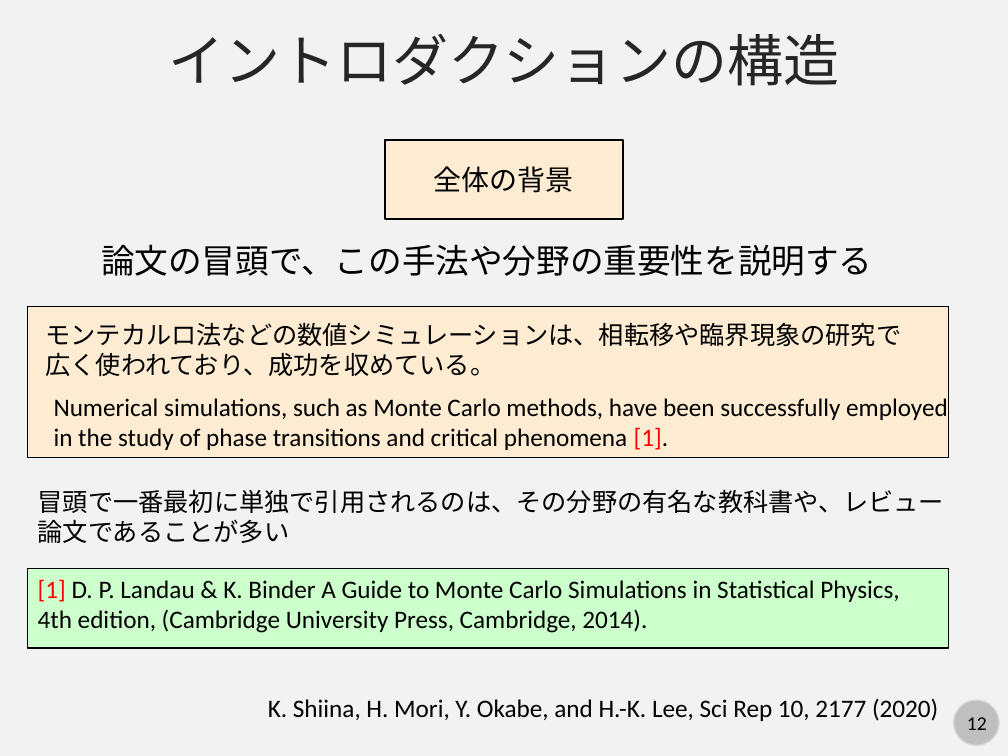
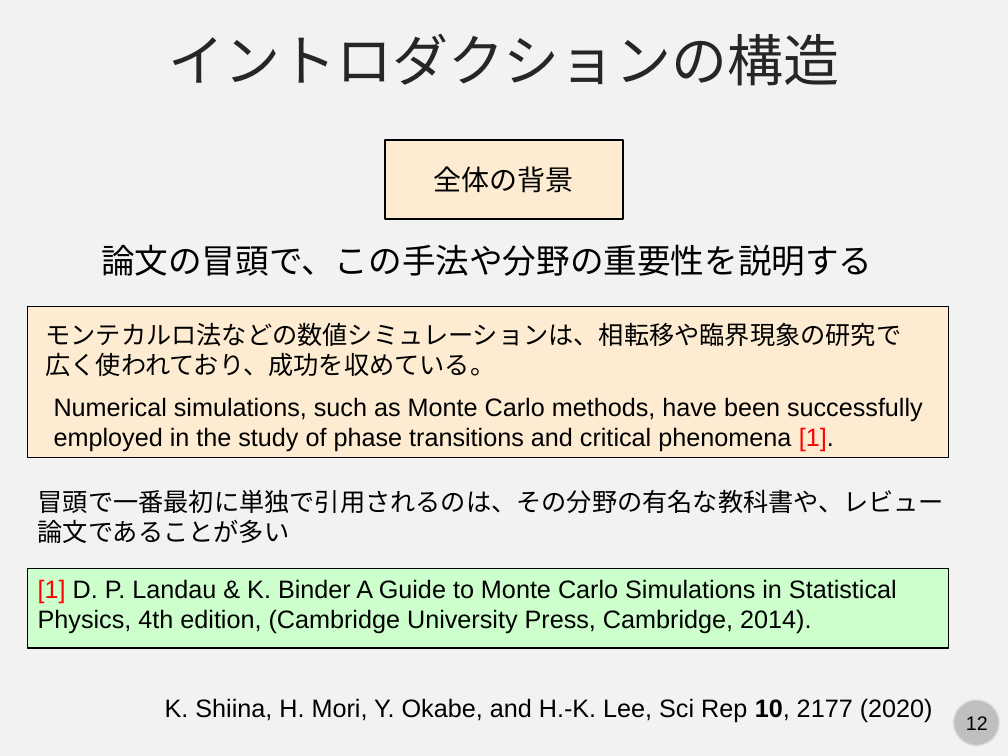
Before and after one commit to kaityo256/lab_startup, a slide deck: slide 12 of survey/fig/howtosurvey.pptx. Drawn at 1008x756 pixels with LibreOffice and Linux fonts; fonts in the diff are those of the drawing. Boxes give left, top, right and bottom in pixels: in the first picture for what was removed or moved away, otherwise in the second. Text is boxed around its words. In the diff, an @@ line names an element or a change of style, - is before the commit and + after.

Commit message:
updates format of slides

```diff
--- a/survey/fig/howtosurvey.pptx
+++ b/survey/fig/howtosurvey.pptx
@@ text "K. Shiina, H. Mori, Y. ...": place and size @@
-text "K. Shiina, H. Mori, Y. ..." at bbox=[268, 698, 938, 721]
+text "K. Shiina, H. Mori, Y. ..." at bbox=[165, 698, 933, 723]
@@ text "K. Shiina, H. Mori, Y. ..." at bbox=[165, 698, 933, 723]: font Calibri to Arial; bold on in "10," @@
@@ font Calibri to Arial in 3 elements at bbox=[54, 397, 923, 452], bbox=[38, 579, 897, 634], bbox=[966, 716, 988, 730] @@
```
Also in this commit, not shown: 16 other slides changed.
